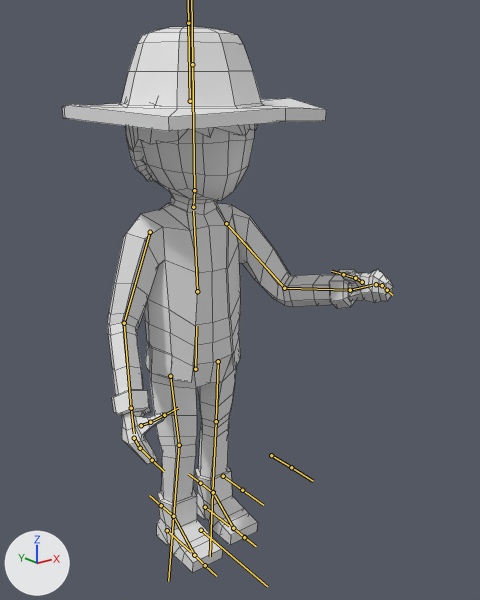
A saved change to the FBX model OutofLight/Assets/Graphics/PlayerCharacter/Dave.fbx.
Both versions are drawn from a camera (50 mm lens) standing at (-1.041, -1.515, 1.351) and looking at (0.079, -0.115, 0.791). Arrows for +X, +Y and +Z are at lower left; the lights stay in place. Both versions are drawn at frame 10 of the action 'Armature|Stand still'; the numbers are the values there. The bones that bend it are drawn over the model as lines. Mesh edges are drawn as thin lines.

Objects in the first picture: 'Character'.
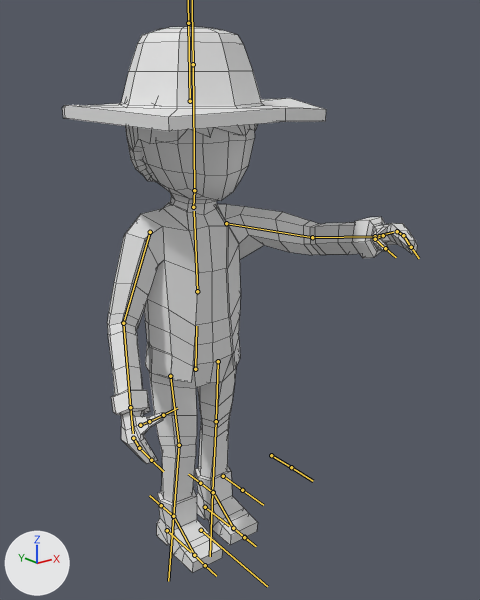
Location of each change, (x1, y1, x2, y2) in pixels of the pictures (480 x 600 px):
'Character', posed (7% wider)
    before: (63, 27, 393, 573)
    after: (63, 27, 417, 573)
bone 'Upper Arm.L', root to tip
    before: (226, 223) to (284, 288)
    after: (226, 223) to (312, 237)
bone 'Lower Arm.L', root to tip
    before: (284, 288) to (350, 290)
    after: (312, 237) to (375, 236)
bone 'Thumb02.L', root to tip
    before: (355, 278) to (343, 274)
    after: (375, 239) to (385, 248)

The change in detail:
Bone 'Upper Arm.L' (bone_upper_arm_l) turns from (-11, -9, -36) to (20, 24, -55) degrees about its own x, y and z.
Bone 'Lower Arm.L' (bone_lower_arm_l) turns from (25, 1, -38) to (17, -1, -20) degrees about its own x, y and z.
Bone 'Thumb02.L' (bone_thumb02_l) turns from (0, 0, 0) to (-91, 0, 60) degrees about its own x, y and z.
